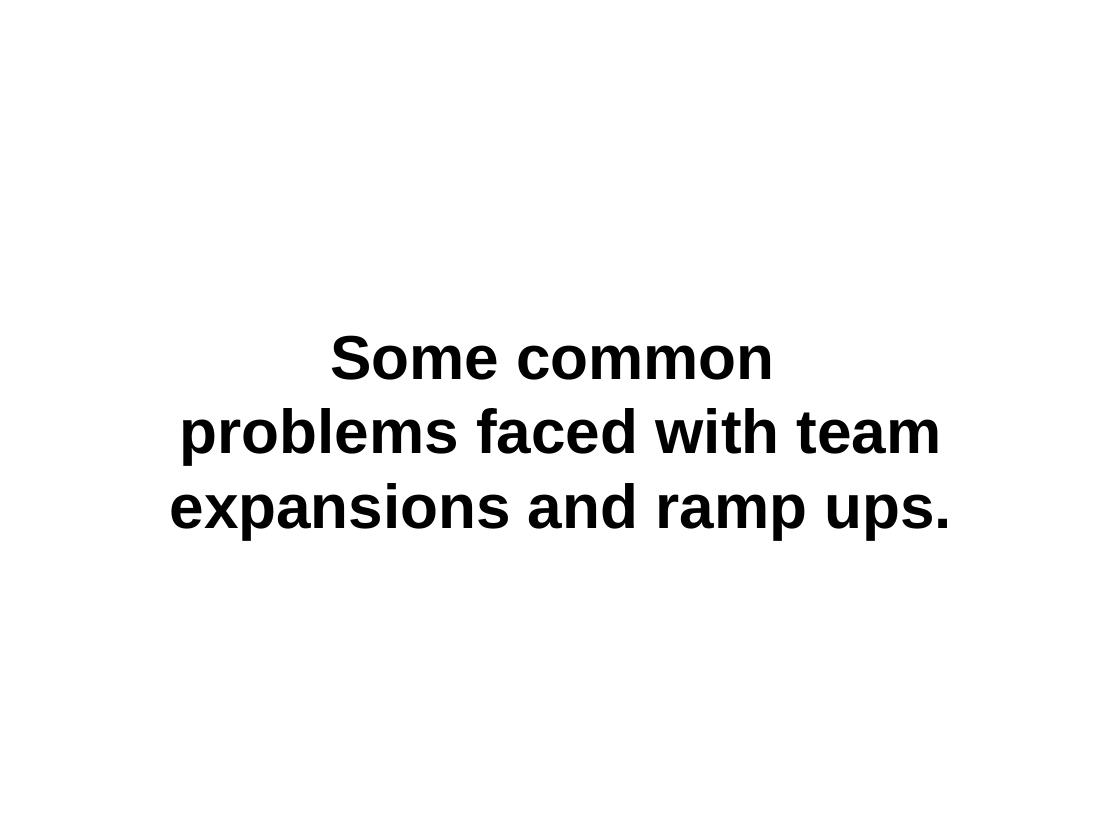
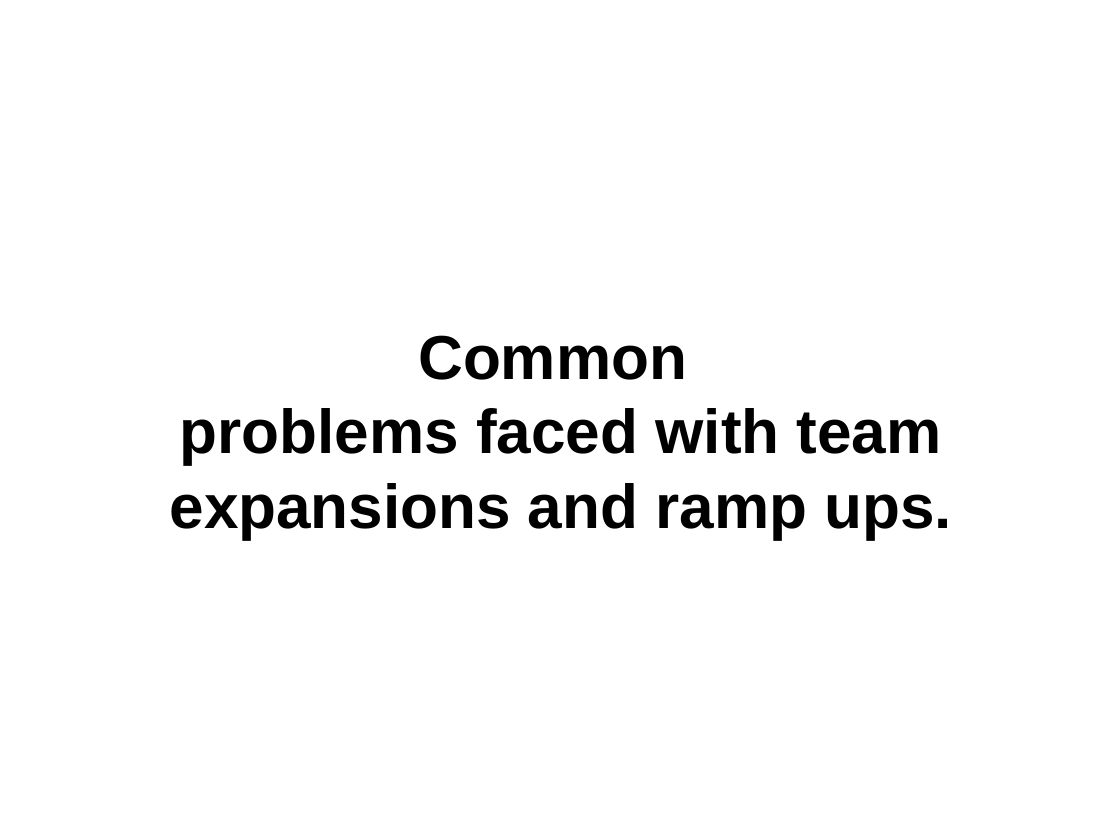
Before and after one commit to mihirk/presentation, a slide deck: slide 2 of kidding_me.odp. Drawn at 1120x840 pixels with LibreOffice and Linux fonts; fonts in the diff are those of the drawing. Boxes give left, top, right and bottom in pixels: in the first picture for what was removed or moved away, otherwise in the second. Text is boxed around its words. In the diff, an @@ line names an element or a change of style, - is before the commit and + after.

```diff
--- a/kidding_me.odp
+++ b/kidding_me.odp
@@ subtitle at <box>418,335,687,380</box>: text changed @@
-Some common
+Common
```
Also in this commit, not shown: 1 other file.
